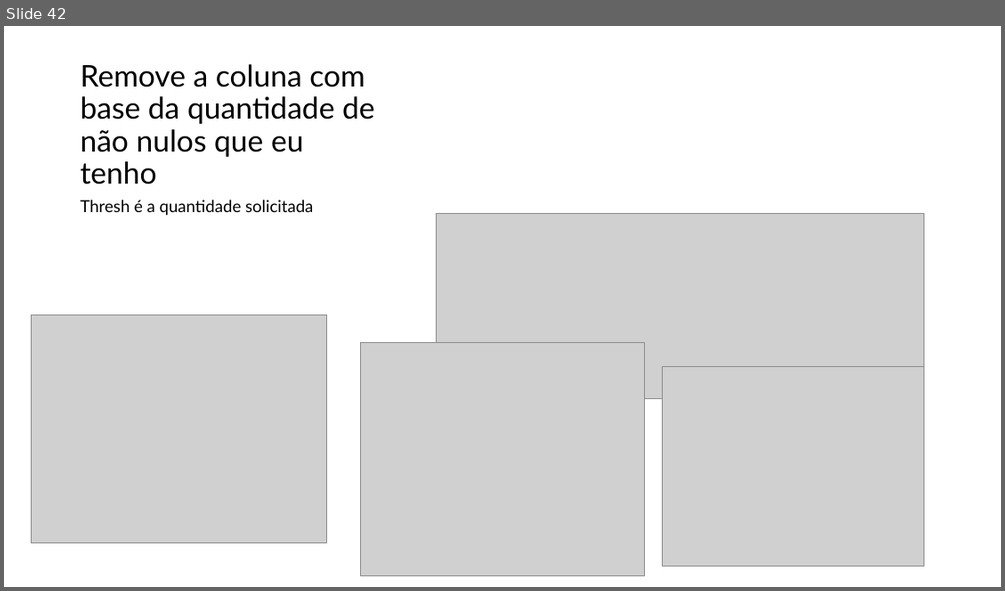
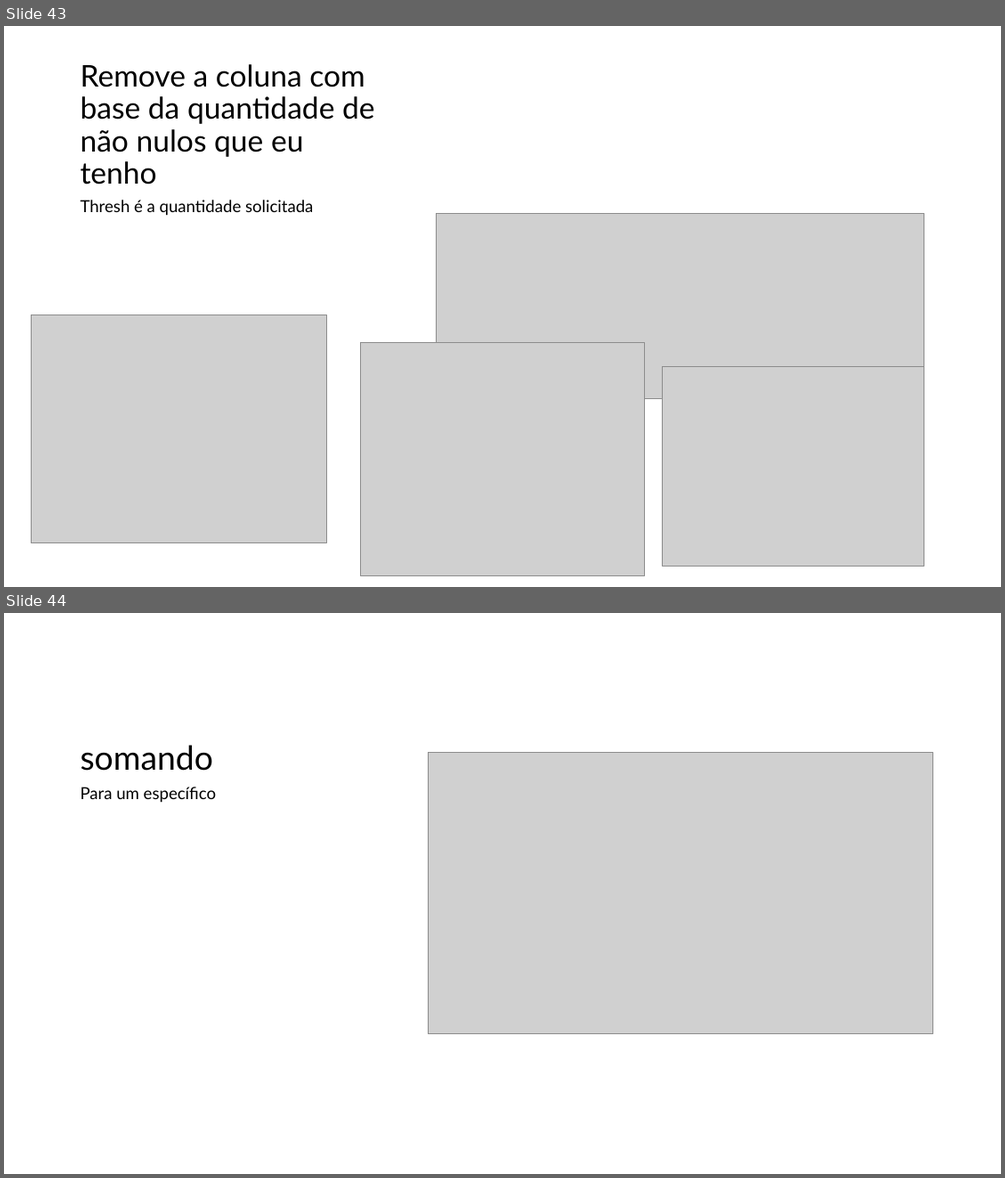
Before and after one commit to augluiz/OlaMundo, a slide deck: python.pptx. Shown one above the other, each under a label of ours: slide 42 before the commit, slides 43 and 44 after it. The pictures are 1005x591 and 1005x1178 pixels, drawn with LibreOffice and Linux fonts; fonts in the diff are those of the drawing; grey boxes stand for pictures. Boxes give left, top, right and bottom in pixels: in the first picture for what was removed or moved away, otherwise in the second. Text is boxed around its words. In the diff, an @@ line names an element or a change of style, - is before the commit and + after.

```diff
--- a/python.pptx
+++ b/python.pptx
@@ slide 44 added at box(4, 613, 1001, 1174), background #FFFFFF @@
@@ title added at box(81, 745, 213, 771), 32 pt, text #000000 @@
+somando
@@ picture added at box(428, 752, 933, 1034) @@
@@ text added at box(81, 787, 216, 803), 16 pt, text #000000 @@
+Para um específico
@@ what was slide 42 is now slide 43 @@
```
Also in this commit, not shown: 10 other slides added.
